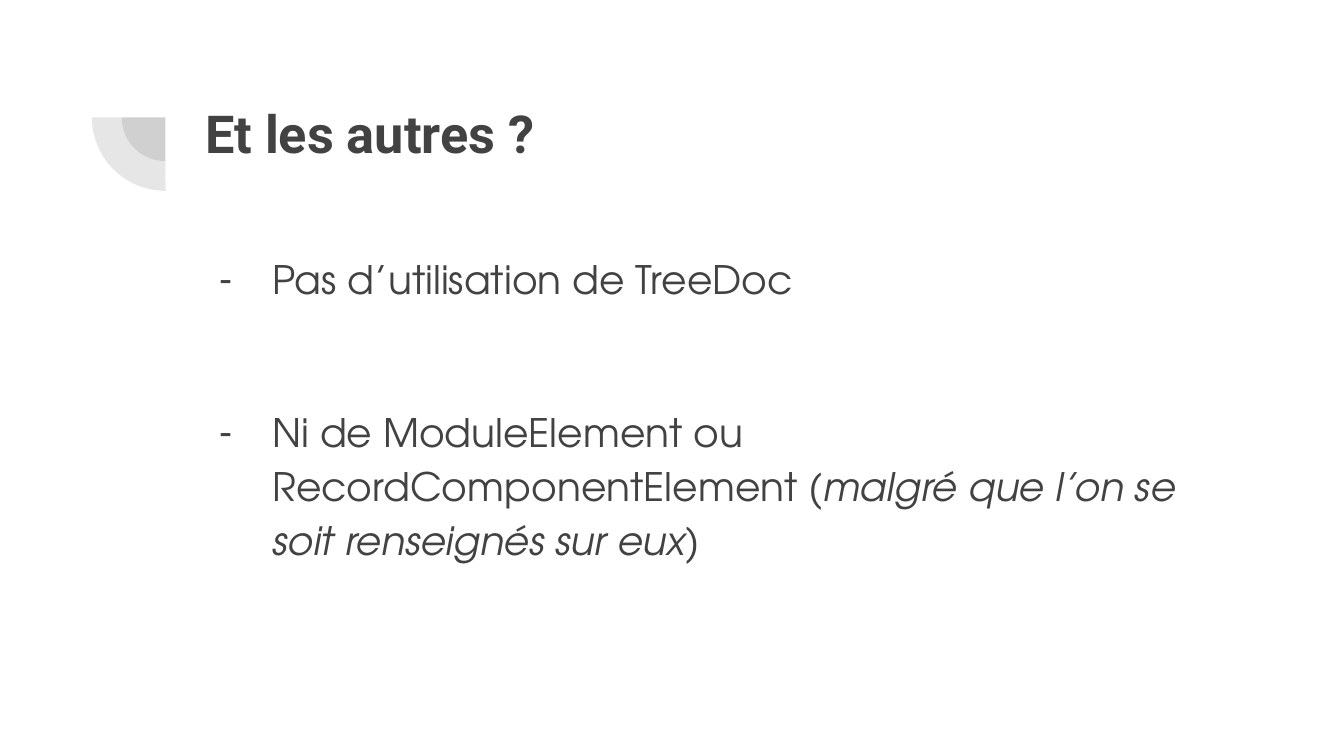
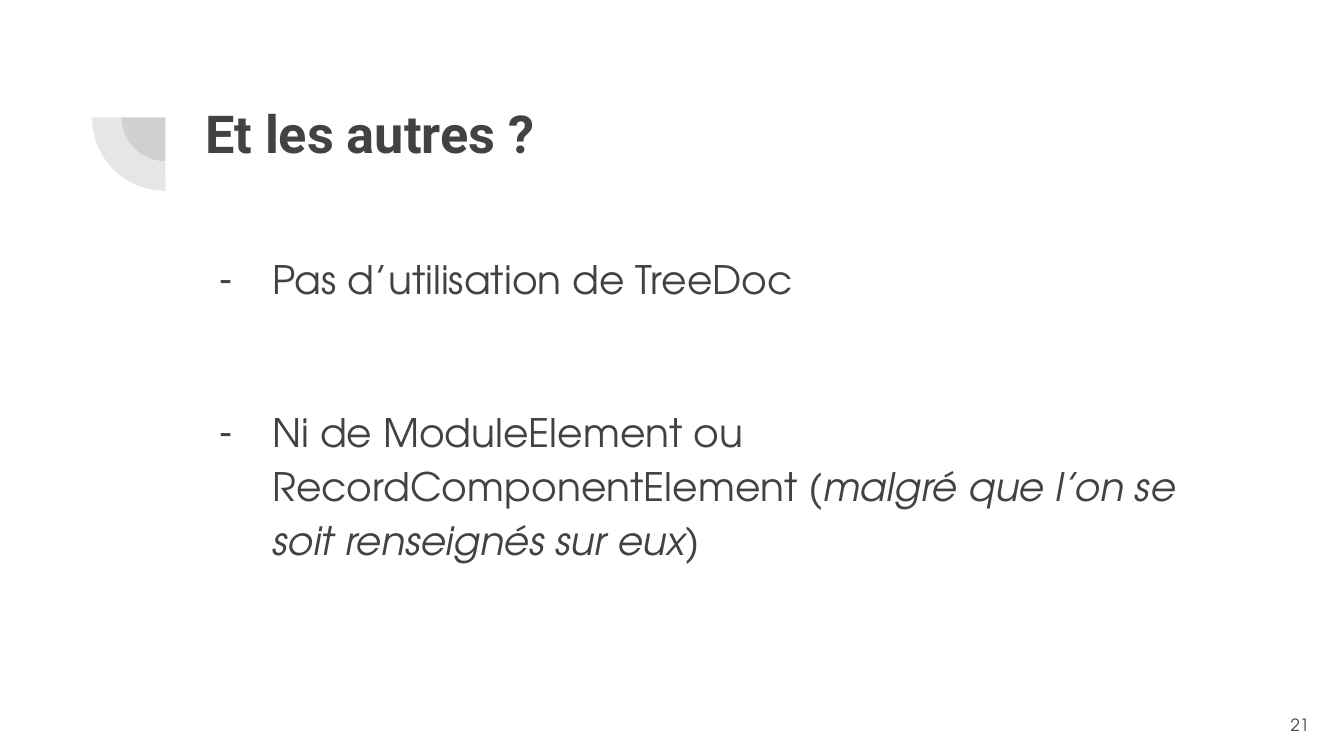
Before and after one commit to GlazKrovi/JavaToPlantUML, a slide deck: slide 21 of deliverable/P21_P22 Diapo soutenance.pptx. Drawn at 1344x756 pixels with LibreOffice and Linux fonts; fonts in the diff are those of the drawing. Boxes give left, top, right and bottom in pixels: in the first picture for what was removed or moved away, otherwise in the second. Text is boxed around its words. In the diff, an @@ line names an element or a change of style, - is before the commit and + after.

```diff
--- a/deliverable/P21_P22 Diapo soutenance.pptx
+++ b/deliverable/P21_P22 Diapo soutenance.pptx
@@ page number added at box(1291, 718, 1310, 731), 9 pt, text #424242 @@
+21
```
Also in this commit, not shown: 25 other slides changed, 6 slides added.
